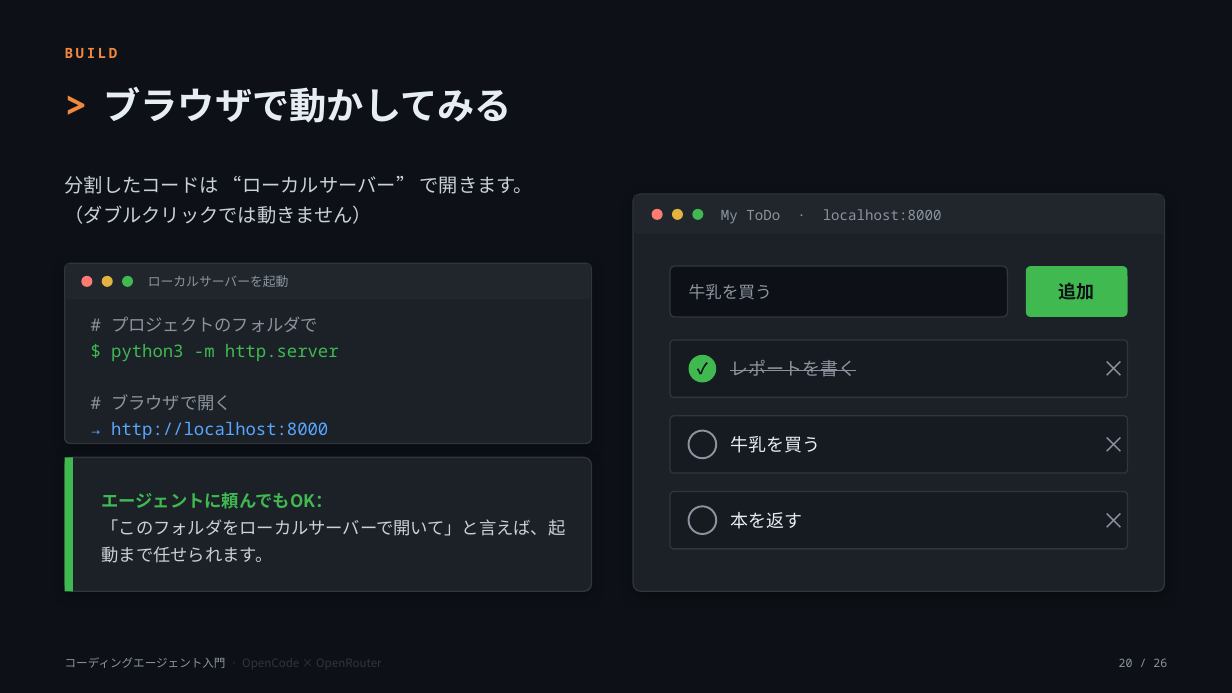
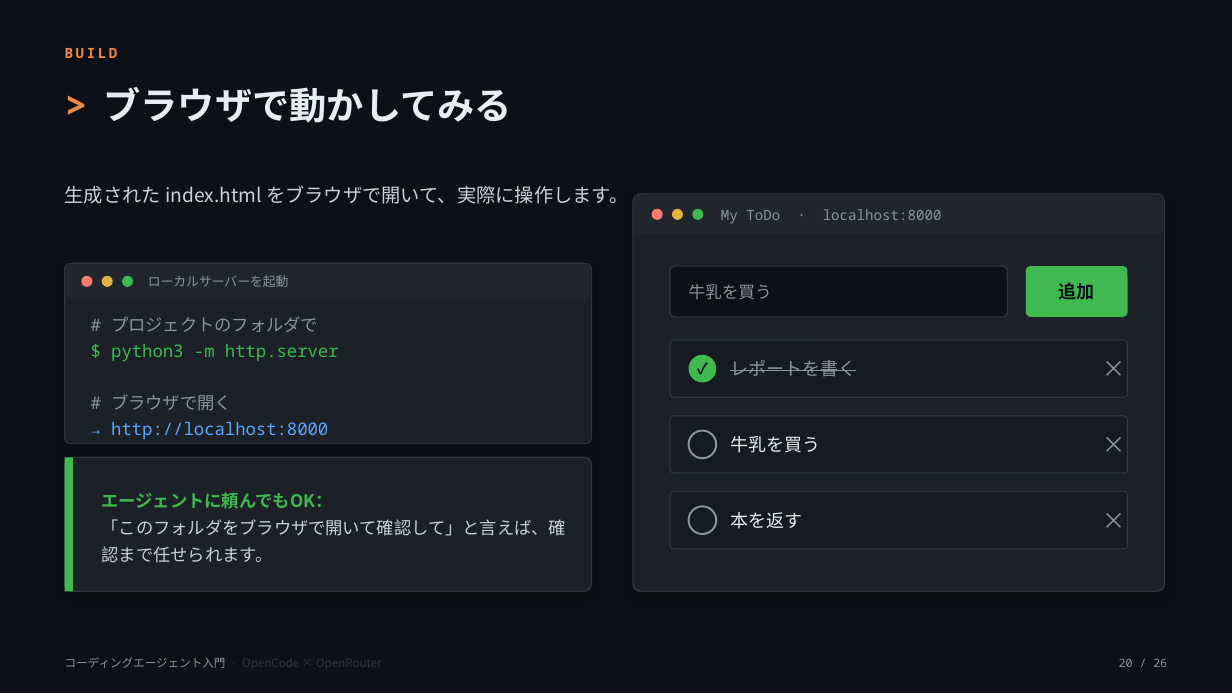
Before and after one commit to OJII3/opencode_openrouter_free_example, a slide deck: slide 20 of slides/seminar.pptx. Drawn at 1232x693 pixels with LibreOffice and Linux fonts; fonts in the diff are those of the drawing. Boxes give left, top, right and bottom in pixels: in the first picture for what was removed or moved away, otherwise in the second. Text is boxed around its words. In the diff, an @@ line names an element or a change of style, - is before the commit and + after.

```diff
--- a/slides/seminar.pptx
+++ b/slides/seminar.pptx
@@ text "生成された index.html をブラウザで開いて、実際に操作します。" at (x1=65, y1=185, x2=628, y2=204): vertical alignment top to middle @@
@@ text at (x1=65, y1=185, x2=628, y2=204): text changed @@
-分割したコードは “ローカルサーバー” で開きます。
-（ダブルクリックでは動きません）
+生成された index.html をブラウザで開いて、実際に操作します。
@@ text at (x1=102, y1=519, x2=566, y2=563): text changed @@
-「このフォルダをローカルサーバーで開いて」と言えば、起動まで任せられます。
+「このフォルダをブラウザで開いて確認して」と言えば、確認まで任せられます。
```
Also in this commit, not shown: 5 other slides changed, 3 other files.
